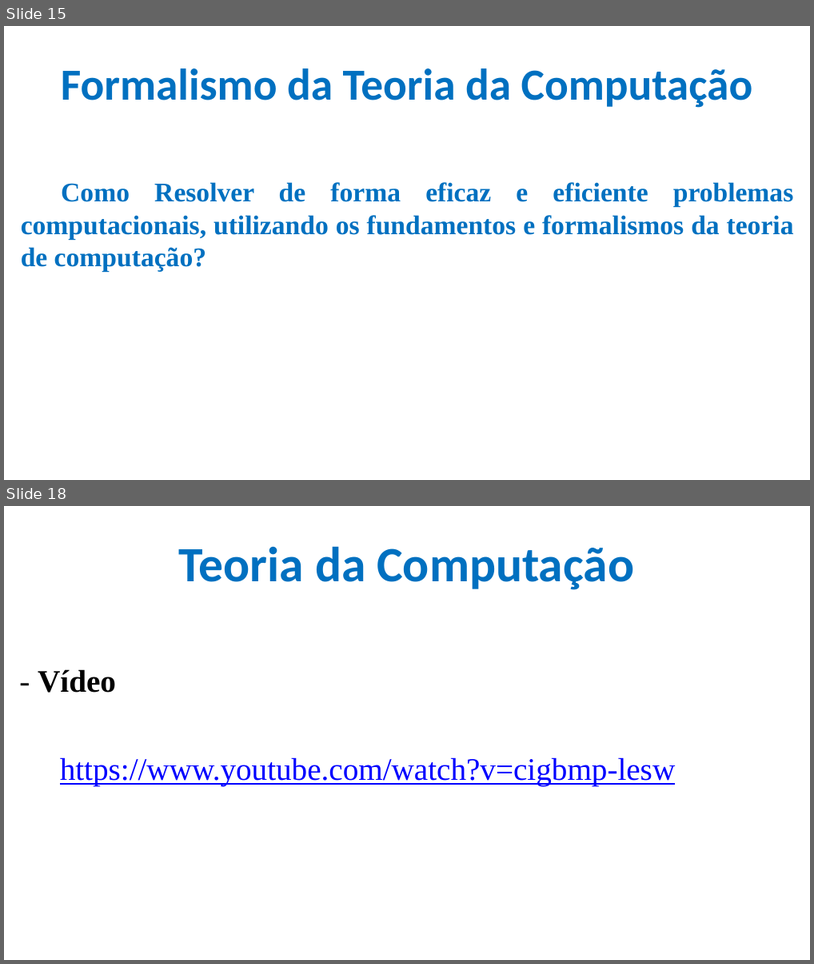
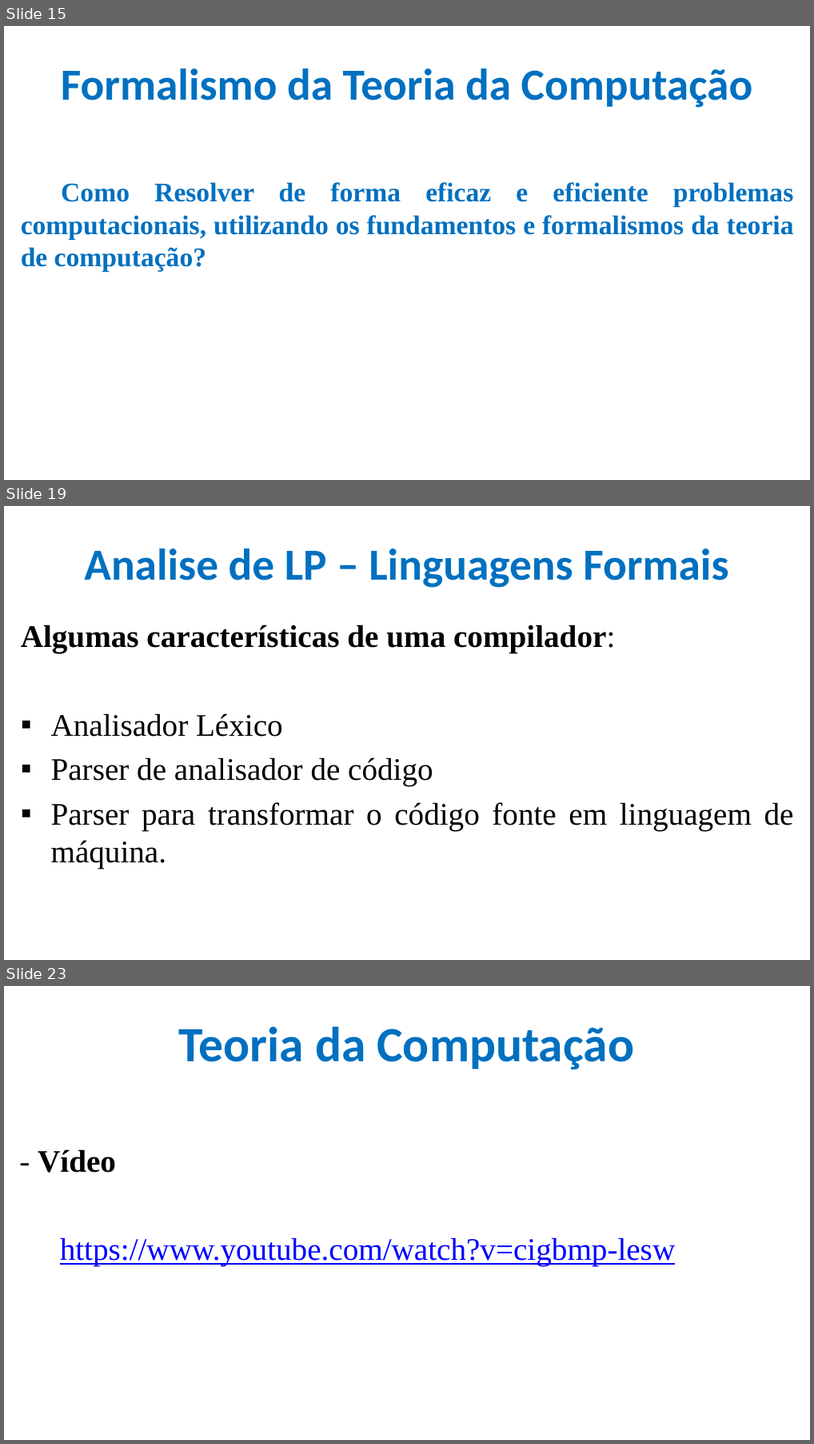
Before and after one commit to CloudEducationBrazil/WydenTeoriaCompiladores, a slide deck: 01 Classes/Aula 01 Teoria de Compiladores.pptx. Shown one above the other, each under a label of ours: slides 15 and 18 before the commit, slides 15, 19 and 23 after it; the slides between them are not shown. The pictures are 814x964 and 814x1444 pixels, drawn with LibreOffice and Linux fonts; fonts in the diff are those of the drawing; background and template pictures are left out. Boxes give left, top, right and bottom in pixels: in the first picture for what was removed or moved away, otherwise in the second. Text is boxed around its words. In the diff, an @@ line names an element or a change of style, - is before the commit and + after.

Commit message:
Linguagens formais

```diff
--- a/01 Classes/Aula 01 Teoria de Compiladores.pptx
+++ b/01 Classes/Aula 01 Teoria de Compiladores.pptx
@@ slide 19 added at bbox=[4, 506, 810, 960], background picture (left out) @@
@@ title added at bbox=[84, 548, 729, 588], 39.6 pt, text #0070C0, bold @@
+Analise de LP – Linguagens Formais
@@ text added at bbox=[21, 624, 794, 868], 28 pt, text #000000 @@
+Algumas características de uma compilador:
+▪ Analisador Léxico
+▪ Parser de analisador de código
+▪ Parser para transformar o código fonte em linguagem de máquina.
@@ what was slide 18 is now slide 23 @@
```
Also in this commit, not shown: 1 slide changed, 4 other slides added.
